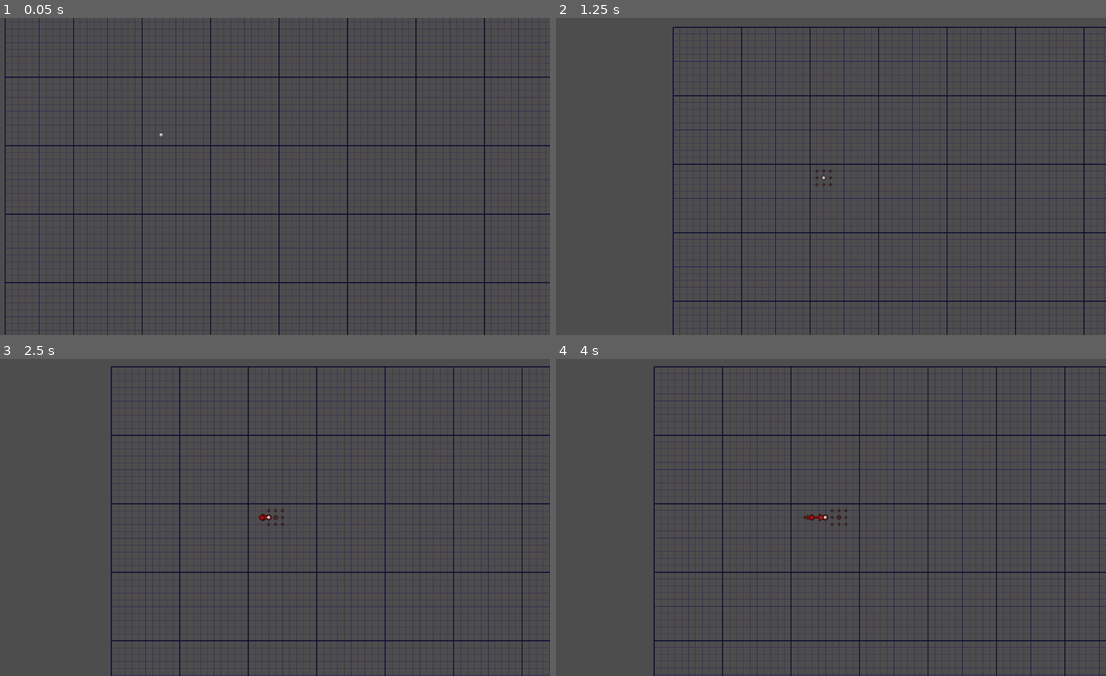
Above: before the commit, frames 1-4 (two rows, left to right).
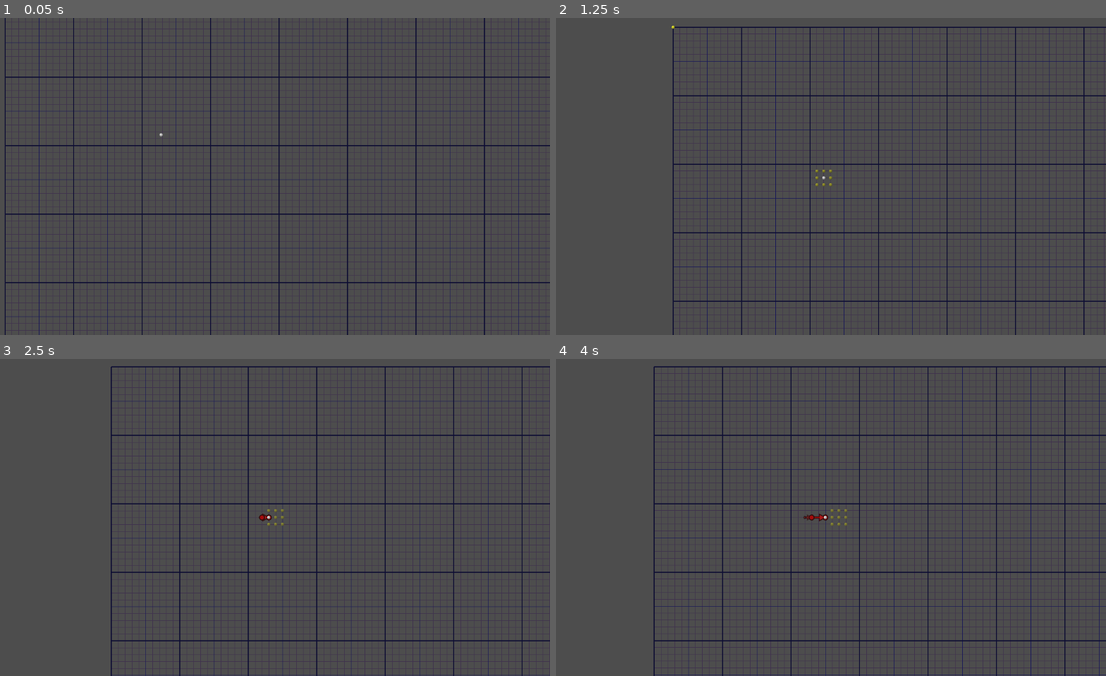
Above: after the commit, the same moments.

Repository: vibrunazo/godot-vector
Game: Godot game, scene res://scenes/map.tscn
The game is run twice, just before and just after one commit, with the same random seed, the same clock (stepped at 60 frames per second) and the same inputs.
Inputs:
- Up to frame 1 (0.05 s): no input
- Up to frame 2 (1.25 s): hold Right (ui_right) from 0.53 s (still down)
- Up to frame 3 (2.5 s): release Right (ui_right) at 1.28 s; hold Down (ui_down) 1.28-2.03 s; hold Right (ui_right) from 2.03 s (still down)
- Up to frame 4 (4 s): release Right (ui_right) at 2.78 s; hold Up (ui_up) 2.78-3.53 s; hold Left (ui_left) from 3.53 s (still down)

Frame 1 is identical in both runs. In frame 2, less than 0.1% of the frame differs, in the area x 21-51%, y 2-54%; in frame 3, less than 0.1%; in frame 4, less than 0.1%, in the area x 49-53%, y 47-53%.

Commit message:
show animation on dots when moving

Diff:
--- a/scenes/car.gd
+++ b/scenes/car.gd
@@ -29,11 +29,14 @@
 	var vecs = parent.get_node("%Vectors")
 	if vecs: parent = vecs
 	car_history.reparent.call_deferred(parent, false)
+	car_history.build_dots()
 #	car_history.update_vectors()
 
 func update_draw():
-	if car_history: car_history.update_vectors()
-	queue_redraw()
+	if car_history:
+		car_history.update_vectors()
+		car_history.show_dots_at(grid_pos + svector)
+#	queue_redraw()
 
 # Called every frame. 'delta' is the elapsed time since the previous frame.
 func _process(_delta):
@@ -123,10 +126,12 @@
 func move():
 	svector += next_move
 	grid_pos += svector
+	car_history.show_target_at(grid_pos)
+	car_history.hide_dots()
 	update_pos_from_grid()
 #	await get_tree().create_timer(1.0).timeout
 	history.append(svector)
-	queue_redraw()
+#	queue_redraw()
 
 func update_pos_from_grid():
 	is_moving = true
--- a/scenes/car_history.gd
+++ b/scenes/car_history.gd
@@ -4,10 +4,9 @@
 
 var car: Car
 
-
 # Called when the node enters the scene tree for the first time.
 func _ready():
-	pass # Replace with function body.
+	hide_dots()
 
 
 func update_vectors():
@@ -83,9 +82,40 @@
 	draw_line(from, line2, acolor, 1, true)
 	draw_dot(from, d, acolor, ocolor)
 
+## builds the dots that show possible targets for next move
+## called by register_car_history on parent car
+func build_dots():
+	var cell_size = car.cell_size
+	var dirs = [[-1, -1], [0, -1], [1, -1], [-1, 0], [0, 0], [1, 0], [-1, 1], [0, 1], [1, 1]]
+	for dir in dirs:
+		var dot := %TargetDotSprite.duplicate()
+		%Dots.add_child(dot)
+		dot.position.x += dir[0] * cell_size
+		dot.position.y += dir[1] * cell_size
+
+func hide_dots():
+#	%Dots.visible = false
+	$AnimDots.play("hide_dots")
+
+func show_dots():
+	$AnimDots.play("show_dots")
+	%Dots.visible = true
+
 func draw_dot(p: Vector2, size: float, acolor: Color, ocolor: Color):
 	draw_circle(p, size, ocolor)
 	draw_circle(p, size - 2, acolor)
 
+## shows target dot animating to highlight to the user where he's going to
+## called when user just moved and car starts moving towards target
+func show_target_at(p: Vector2):
+	%TargetDot.position = grid2pix(p)
+	$AnimTarget.play("selected")
+
+## shows the dots of possible options where the user can go
+## called by the owning car when the car stops moving and reaches its target
+func show_dots_at(p: Vector2):
+	%Dots.position = grid2pix(p)
+	show_dots()
+
 func grid2pix(g: Vector2) -> Vector2:
 	return car.grid2pix(g)
--- a/scenes/car_history.tscn
+++ b/scenes/car_history.tscn
@@ -1,6 +1,120 @@
-[gd_scene load_steps=2 format=3 uid="uid://c6t7mdi1xsovl"]
+[gd_scene load_steps=10 format=3 uid="uid://c6t7mdi1xsovl"]
 
 [ext_resource type="Script" path="res://scenes/car_history.gd" id="1_5g610"]
+[ext_resource type="Texture2D" uid="uid://c1qejx7gxg0pv" path="res://assets/tex/ball.png" id="2_4jnjc"]
+
+[sub_resource type="Animation" id="Animation_ue78y"]
+resource_name = "hide_dots"
+length = 0.3
+tracks/0/type = "value"
+tracks/0/imported = false
+tracks/0/enabled = true
+tracks/0/path = NodePath("Dots:modulate")
+tracks/0/interp = 1
+tracks/0/loop_wrap = true
+tracks/0/keys = {
+"times": PackedFloat32Array(0, 0.3),
+"transitions": PackedFloat32Array(1, 1),
+"update": 0,
+"values": [Color(0.792157, 0.792157, 0.792157, 1), Color(0.792157, 0.792157, 0.792157, 0)]
+}
+
+[sub_resource type="Animation" id="Animation_ccw8e"]
+length = 0.001
+tracks/0/type = "value"
+tracks/0/imported = false
+tracks/0/enabled = true
+tracks/0/path = NodePath("Dots:modulate")
+tracks/0/interp = 1
+tracks/0/loop_wrap = true
+tracks/0/keys = {
+"times": PackedFloat32Array(0),
+"transitions": PackedFloat32Array(1),
+"update": 0,
+"values": [Color(0.792157, 0.792157, 0.792157, 1)]
+}
+
+[sub_resource type="Animation" id="Animation_cu30m"]
+resource_name = "show_dots"
+length = 0.3
+tracks/0/type = "value"
+tracks/0/imported = false
+tracks/0/enabled = true
+tracks/0/path = NodePath("Dots:modulate")
+tracks/0/interp = 1
+tracks/0/loop_wrap = true
+tracks/0/keys = {
+"times": PackedFloat32Array(0, 0.3),
+"transitions": PackedFloat32Array(1, 1),
+"update": 0,
+"values": [Color(0.792157, 0.792157, 0.792157, 0), Color(0.792157, 0.792157, 0.792157, 1)]
+}
+
+[sub_resource type="AnimationLibrary" id="AnimationLibrary_650ll"]
+_data = {
+"RESET": SubResource("Animation_ccw8e"),
+"hide_dots": SubResource("Animation_ue78y"),
+"show_dots": SubResource("Animation_cu30m")
+}
+
+[sub_resource type="Animation" id="Animation_sppoo"]
+resource_name = "selected"
+tracks/0/type = "value"
+tracks/0/imported = false
+tracks/0/enabled = true
+tracks/0/path = NodePath("TargetDot:scale")
+tracks/0/interp = 2
+tracks/0/loop_wrap = true
+tracks/0/keys = {
+"times": PackedFloat32Array(0, 0.1, 0.2, 0.3, 0.4),
+"transitions": PackedFloat32Array(1, 1, 1, 1, 1),
+"update": 0,
+"values": [Vector2(1, 1), Vector2(1.5, 1.5), Vector2(1, 1), Vector2(1.3, 1.3), Vector2(1, 1)]
+}
+
+[sub_resource type="Animation" id="Animation_k2lna"]
+length = 0.001
+tracks/0/type = "value"
+tracks/0/imported = false
+tracks/0/enabled = true
+tracks/0/path = NodePath("TargetDot:scale")
+tracks/0/interp = 1
+tracks/0/loop_wrap = true
+tracks/0/keys = {
+"times": PackedFloat32Array(0),
+"transitions": PackedFloat32Array(1),
+"update": 0,
+"values": [Vector2(1, 1)]
+}
+
+[sub_resource type="AnimationLibrary" id="AnimationLibrary_cdyw5"]
+_data = {
+"RESET": SubResource("Animation_k2lna"),
+"selected": SubResource("Animation_sppoo")
+}
 
 [node name="CarHistory" type="Node2D"]
 script = ExtResource("1_5g610")
+
+[node name="Dots" type="Node2D" parent="."]
+unique_name_in_owner = true
+modulate = Color(0.792157, 0.792157, 0.792157, 1)
+
+[node name="TargetDot" type="Node2D" parent="."]
+unique_name_in_owner = true
+
+[node name="TargetDotSprite" type="Sprite2D" parent="TargetDot"]
+unique_name_in_owner = true
+modulate = Color(1, 1, 0.2, 1)
+scale = Vector2(0.1, 0.1)
+texture = ExtResource("2_4jnjc")
+
+[node name="AnimDots" type="AnimationPlayer" parent="."]
+libraries = {
+"": SubResource("AnimationLibrary_650ll")
+}
+
+[node name="AnimTarget" type="AnimationPlayer" parent="."]
+libraries = {
+"": SubResource("AnimationLibrary_cdyw5")
+}
